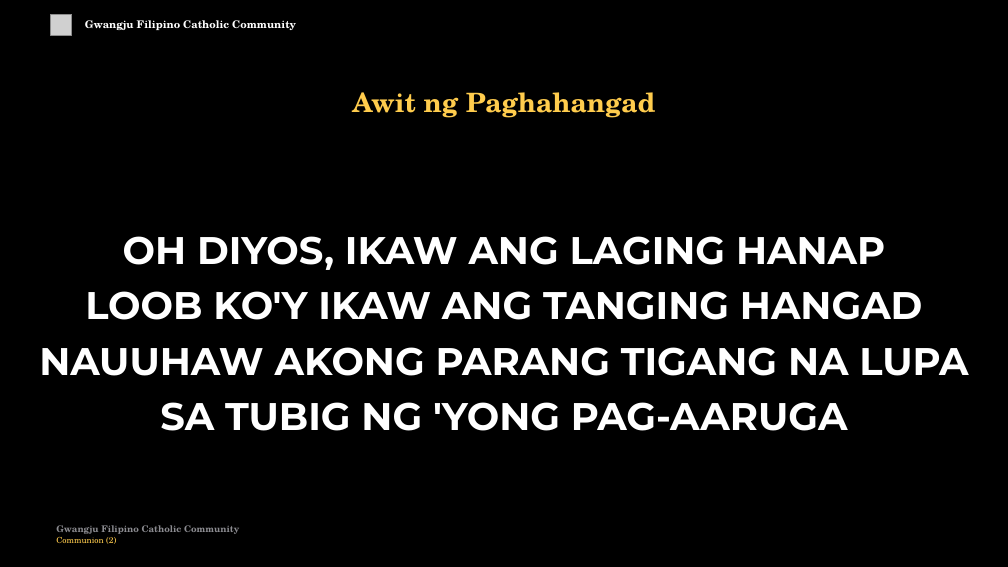
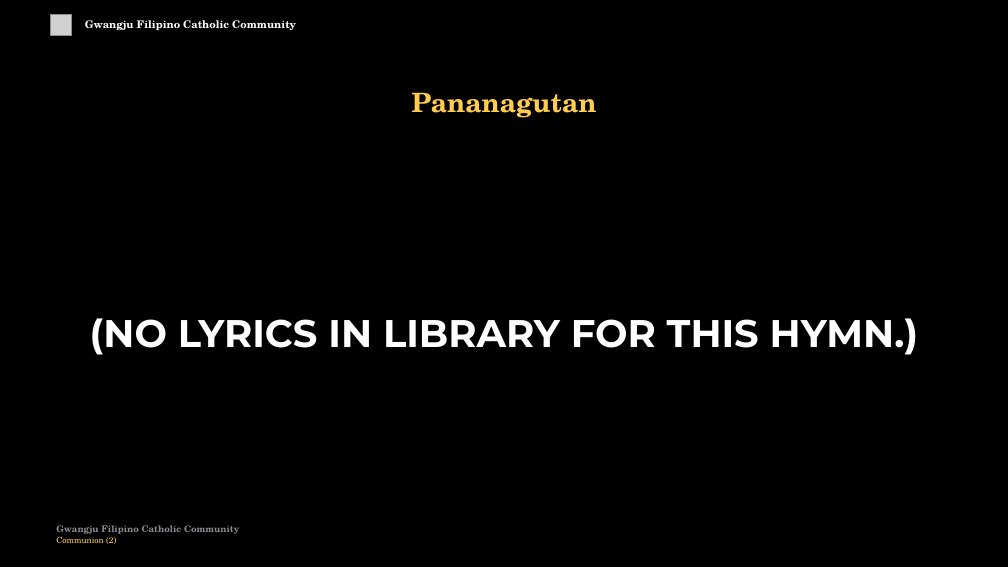
Before and after one commit to divinogabriel9/verbum, a slide deck: slide 65 of outputs/GFCC24May2026_Eastertide.pptx. Drawn at 1008x567 pixels with LibreOffice and Linux fonts; fonts in the diff are those of the drawing; grey boxes stand for pictures. Boxes give left, top, right and bottom in pixels: in the first picture for what was removed or moved away, otherwise in the second. Text is boxed around its words. In the diff, an @@ line names an element or a change of style, - is before the commit and + after.

```diff
--- a/outputs/GFCC24May2026_Eastertide.pptx
+++ b/outputs/GFCC24May2026_Eastertide.pptx
@@ text at (411,92,596,118): text changed @@
-Awit ng Paghahangad
+Pananagutan
@@ text at (90,318,919,355): text changed @@
-OH DIYOS, IKAW ANG LAGING HANAP
-LOOB KO'Y IKAW ANG TANGING HANGAD
-NAUUHAW AKONG PARANG TIGANG NA LUPA
-SA TUBIG NG 'YONG PAG-AARUGA
+(NO LYRICS IN LIBRARY FOR THIS HYMN.)
```
Also in this commit, not shown: 10 other slides changed, 6 slides removed, 54 other files.
